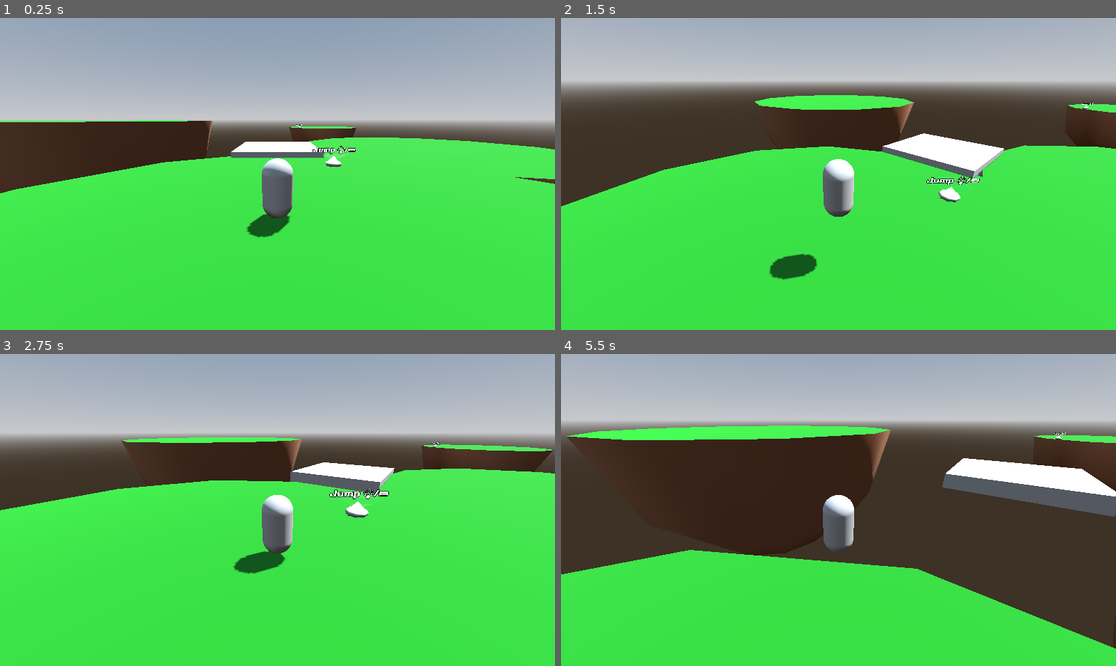
Above: before the commit, frames 1-4 (two rows, left to right).
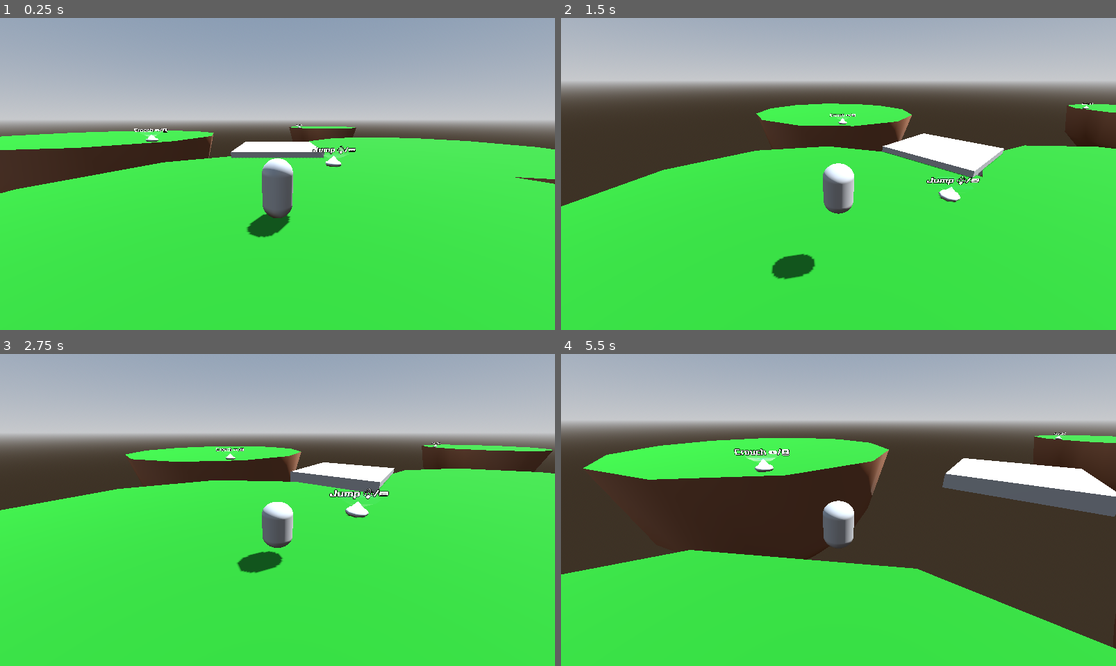
Above: after the commit, the same moments.

Repository: Gertkeno/GGJ2025
Game: Godot game, scene res://bubble_world_map.tscn
Same seed, same stepped clock (60 frames per second), same inputs: the game is played once before the commit and once after it.
Inputs (mouse positions are in pixels of both pictures, inside the frame that each line leads up to):
- Up to frame 1 (0.25 s): no input
- Up to frame 2 (1.5 s): tap Enter at 0.5 s; move the mouse to (960, 158) at 0.52 s; hold Right (right) 0.53-1.28 s; hold Shift (crouch) 0.53-1.28 s; click (960, 158) at 0.67 s; tap Space (jump) at 0.77 s; move the mouse to (810, 174) at 1.27 s; hold Up (forward) from 1.28 s (still down); click (810, 174) at 1.35 s
- Up to frame 3 (2.75 s): keep holding Up (forward); tap Space (jump) at 1.52 s; tap Shift (crouch) at 1.55 s; move the mouse to (288, 503) at 2.02 s; hold Shift (crouch) from 2.03 s (still down)
- Up to frame 4 (5.5 s): keep holding Up (forward); move the mouse to (832, 516) at 2.77 s; release Shift (crouch) at 2.78 s; tap Shift (crouch) at 2.85, 3.8, 4.35 s; tap Space (jump) at 3.02, 3.77, 4.52 s; move the mouse to (877, 513) at 3.52 s; press the mouse at (877, 513) at 3.53 s; move the mouse to (794, 506) at 4.27 s; release the mouse at (794, 506) at 4.28 s; move the mouse to (844, 510) at 5.02 s; hold Shift (crouch) from 5.03 s (still down)

The runs differ from the first frame. In frame 1, 3.0% of the frame differs, in the area x 0-39%, y 32-45%; in frame 2, 2.5%; in frame 3, 2.7%; in frame 4, 8.1%, in the area x 1-60%, y 22-66%.

Commit message:
volume slider functions, placeholder crouch animation

Diff:
--- a/System/game_settings.gd
+++ b/System/game_settings.gd
@@ -22,3 +22,7 @@
 func _on_visibility_changed() -> void:
 	if is_visible_in_tree():
 		%Continue.grab_focus()
+
+
+func _on_master_volume_value_changed(value: float) -> void:
+	AudioServer.set_bus_volume_db(0, linear_to_db(value))
--- a/System/game_settings.tscn
+++ b/System/game_settings.tscn
@@ -63,5 +63,6 @@
 [connection signal="visibility_changed" from="." to="." method="_on_visibility_changed"]
 [connection signal="value_changed" from="Sensitivity/CameraSlider" to="." method="_on_camera_slider_value_changed"]
 [connection signal="toggled" from="Sensitivity/YInvert" to="." method="_on_y_invert_toggled"]
+[connection signal="value_changed" from="Audio/MasterVolume" to="." method="_on_master_volume_value_changed"]
 [connection signal="pressed" from="Close/Continue" to="." method="_on_continue_pressed"]
 [connection signal="pressed" from="Close/Quit" to="." method="_on_quit_pressed"]
--- a/System/player.gd
+++ b/System/player.gd
@@ -15,6 +15,7 @@
 
 @onready var hurt_timer: Timer = $HurtTimer
 @onready var net_hitbox: Area3D = $NetHitbox
+var crouching: bool = false # for enemy detection
 
 
 func _physics_process(delta: float) -> void:
@@ -83,6 +84,10 @@
 	elif event.is_action_pressed("catch"):
 		if catch():
 			pass
+	elif event.is_action("crouch"):
+		crouching = event.is_pressed()
+		var f: Callable = $AnimationPlayer.play if crouching else $AnimationPlayer.play_backwards
+		f.call("Crouch")
 
 
 func _on_game_settings_continue_pressed() -> void:
--- a/System/player.tscn
+++ b/System/player.tscn
@@ -8,6 +8,43 @@
 [sub_resource type="CapsuleMesh" id="CapsuleMesh_8ofhx"]
 
 [sub_resource type="SphereShape3D" id="SphereShape3D_cwrt8"]
+
+[sub_resource type="Animation" id="Animation_wd16t"]
+resource_name = "Crouch"
+length = 0.5
+tracks/0/type = "value"
+tracks/0/imported = false
+tracks/0/enabled = true
+tracks/0/path = NodePath("MeshInstance3D:scale")
+tracks/0/interp = 1
+tracks/0/loop_wrap = true
+tracks/0/keys = {
+"times": PackedFloat32Array(0, 0.5),
+"transitions": PackedFloat32Array(1, 1),
+"update": 0,
+"values": [Vector3(1, 1, 1), Vector3(1, 0.76, 1)]
+}
+
+[sub_resource type="Animation" id="Animation_0213m"]
+length = 0.001
+tracks/0/type = "value"
+tracks/0/imported = false
+tracks/0/enabled = true
+tracks/0/path = NodePath("MeshInstance3D:scale")
+tracks/0/interp = 1
+tracks/0/loop_wrap = true
+tracks/0/keys = {
+"times": PackedFloat32Array(0),
+"transitions": PackedFloat32Array(1),
+"update": 0,
+"values": [Vector3(1, 1, 1)]
+}
+
+[sub_resource type="AnimationLibrary" id="AnimationLibrary_6sqj4"]
+_data = {
+"Crouch": SubResource("Animation_wd16t"),
+"RESET": SubResource("Animation_0213m")
+}
 
 [node name="Player" type="CharacterBody3D"]
 collision_layer = 32
@@ -44,6 +81,11 @@
 wait_time = 0.6
 one_shot = true
 
+[node name="AnimationPlayer" type="AnimationPlayer" parent="."]
+libraries = {
+"": SubResource("AnimationLibrary_6sqj4")
+}
+
 [node name="Settings" type="CanvasLayer" parent="."]
 visible = false
 
--- a/bubble_world_map.tscn
+++ b/bubble_world_map.tscn
@@ -131,7 +131,7 @@
 material = SubResource("StandardMaterial3D_3fkp6")
 
 [node name="BasicIsland2" type="CSGSphere3D" parent="."]
-transform = Transform3D(1, 0, 0, 0, 1, 0, 0, 0, 1, -23, 3, -22)
+transform = Transform3D(1, 0, 0, 0, 1, 0, 0, 0, 1, -23, 1, -22)
 use_collision = true
 radius = 14.0
 material = SubResource("StandardMaterial3D_h82wv")
@@ -174,9 +174,14 @@
 transform = Transform3D(1.8, 0, 0, 0, 1.8, 0, 0, 0, 1.8, 12.82, 0, 5.8)
 
 [node name="TutorialText" parent="." instance=ExtResource("4_1krrg")]
-transform = Transform3D(0.866025, 0, -0.5, 0, 1, 0, 0.5, 0, 0.866025, 4, 0.128495, -8)
+transform = Transform3D(0.866025, 0, -0.5, 0, 1, 0, 0.5, 0, 0.866025, 4, 0.128496, -8)
 action_icon = "↧/␺"
 
 [node name="TutorialTextCatch" parent="." instance=ExtResource("4_1krrg")]
-transform = Transform3D(0.866025, 0, -0.5, 0, 1, 0, 0.5, 0, 0.866025, 8.51924, 0.128495, -75.8275)
+transform = Transform3D(0.866025, 0, -0.5, 0, 1, 0, 0.5, 0, 0.866025, 8.51924, 0.128496, -75.8275)
 action_text = "GAME_ACTION_CAST_FISHING"
+
+[node name="TutorialTextSneak" parent="." instance=ExtResource("4_1krrg")]
+transform = Transform3D(1, 0, 0, 0, 1, 0, 0, 0, 1, -13, 1.1285, -15)
+action_text = "GAME_ACTION_CROUCH"
+action_icon = "↜/␩"
Not shown: 1 places in System/player.tscn that only renumber resources
